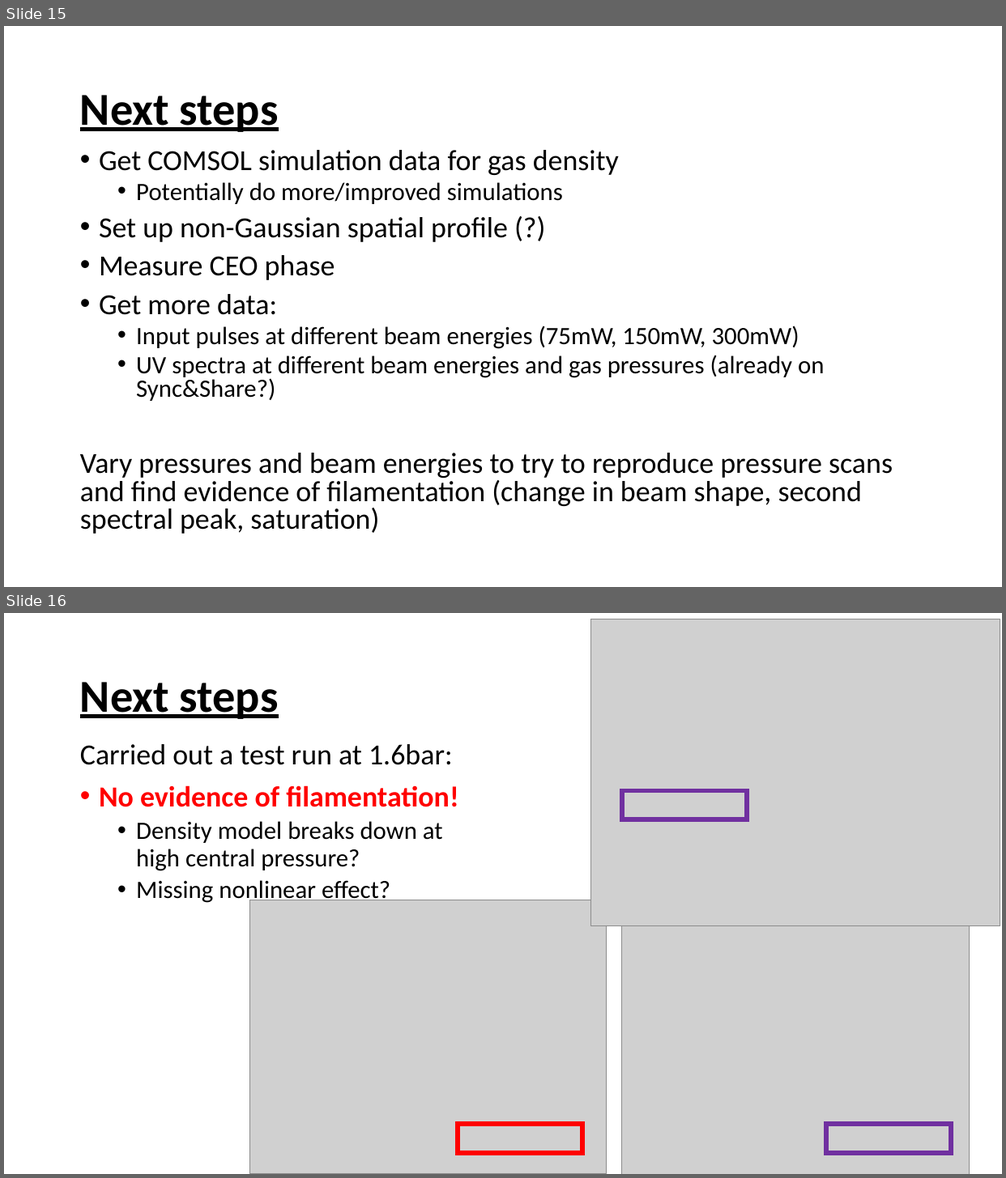
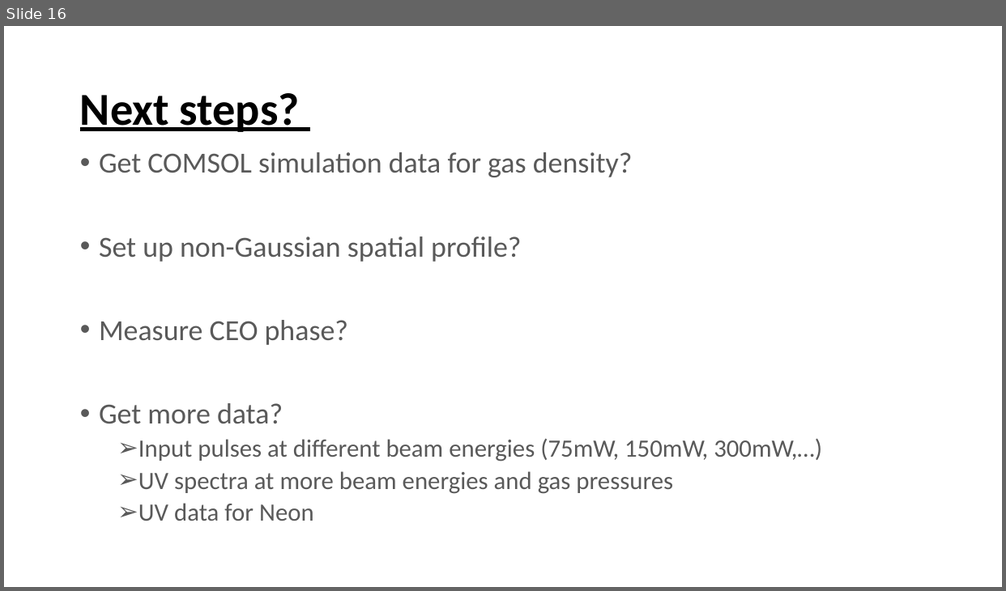
Before and after one commit to david-f-amorim/Simulating-THG-of-few-femtosecond-pulses-in-a-noble-gas-, a slide deck: presentations/DESY - Updates Week 1&2.pptx. Shown one above the other, each under a label of ours: slides 15 and 16 before the commit, slide 16 after it. The pictures are 1006x1178 and 1006x591 pixels, drawn with LibreOffice and Linux fonts; fonts in the diff are those of the drawing; grey boxes stand for pictures. Boxes give left, top, right and bottom in pixels: in the first picture for what was removed or moved away, otherwise in the second. Text is boxed around its words. In the diff, an @@ line names an element or a change of style, - is before the commit and + after.

```diff
--- a/presentations/DESY - Updates Week 1&2.pptx
+++ b/presentations/DESY - Updates Week 1&2.pptx
@@ slide 16 removed at <box>4,613,1002,1174</box>, background #FFFFFF @@
@@ picture removed at <box>591,619,999,926</box> @@
@@ title removed at <box>80,682,279,719</box> @@
-Next steps
@@ text removed at <box>80,744,458,905</box> @@
-Carried out a test run at 1.6bar:
-• No evidence of filamentation!
-  • Density model breaks down at high central pressure?
-  • Missing nonlinear effect?
@@ rectangle removed at <box>622,791,748,820</box> @@
@@ picture removed at <box>249,900,607,1174</box> @@
@@ picture removed at <box>622,914,969,1174</box> @@
@@ rectangle removed at <box>458,1124,582,1153</box> @@
@@ rectangle removed at <box>827,1124,952,1153</box> @@
@@ what was slide 15 is now slide 16 @@
@@ slide 16 changed as well @@
@@ title at <box>80,93,300,132</box>: text changed @@
-Next steps
+Next steps?
@@ text at <box>99,152,822,521</box>: text changed; size 28 to 24 pt; text colour #000000 to #595959 @@
-• Get COMSOL simulation data for gas density
-  • Potentially do more/improved simulations
-• Set up non-Gaussian spatial profile (?)
-• Measure CEO phase
-• Get more data:
-  • Input pulses at different beam energies (75mW, 150mW, 300mW)
-  • UV spectra at different beam energies and gas pressures (already on Sync&Share?)
-Vary pressures and beam energies to try to reproduce pressure scans and find evidence of filamentation (change in beam shape, second spectral peak, saturation)
+• Get COMSOL simulation data for gas density?
+• Set up non-Gaussian spatial profile?
+• Measure CEO phase?
+• Get more data?
+  ➢ Input pulses at different beam energies (75mW, 150mW, 300mW,…)
+  ➢ UV spectra at more beam energies and gas pressures
+  ➢ UV data for Neon
```
Also in this commit, not shown: 11 other slides changed, 4 slides added, 3 other slides removed, 2 other files.
